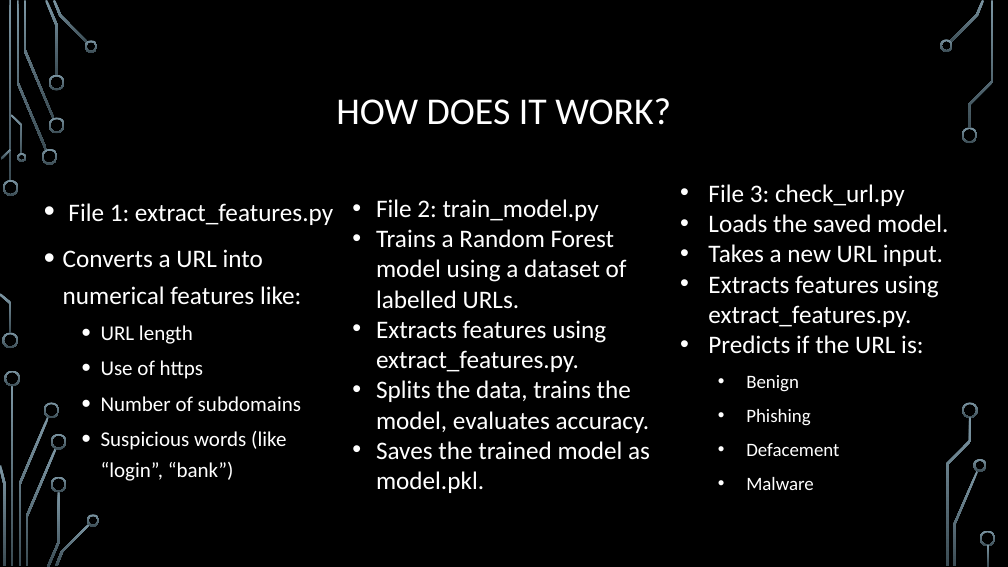
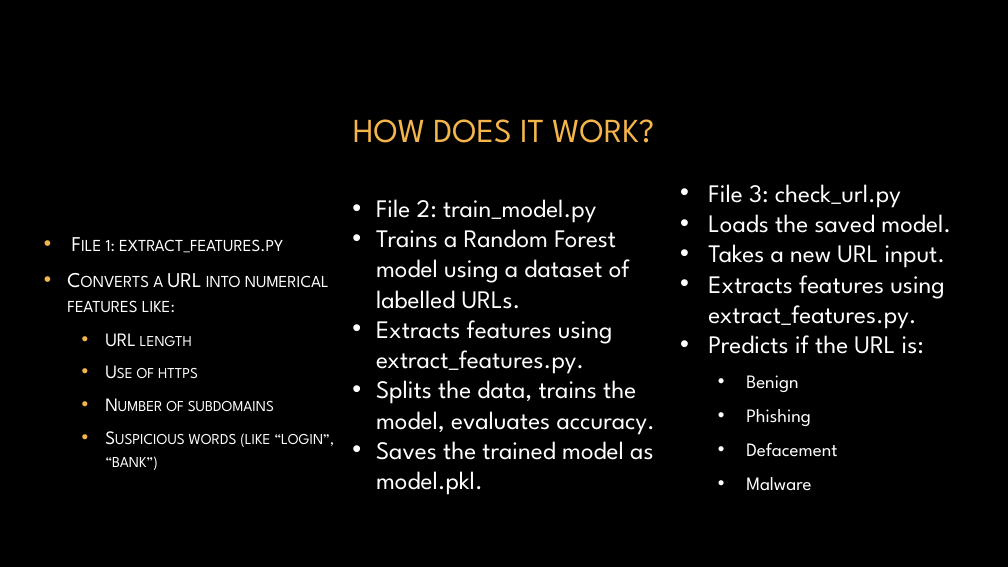
Before and after one commit to GirijaShankar69/Cybersecurity-Internship-Program-2025, a slide deck: slide 15 of Projects/AI in social engineering and phishing campaigns/Documentation/project_presentation.pptx. Drawn at 1008x567 pixels with LibreOffice and Linux fonts; fonts in the diff are those of the drawing; background and template pictures are left out. Boxes give left, top, right and bottom in pixels: in the first picture for what was removed or moved away, otherwise in the second. Text is boxed around its words. In the diff, an @@ line names an element or a change of style, - is before the commit and + after.

```diff
--- a/Projects/AI in social engineering and phishing campaigns/Documentation/project_presentation.pptx
+++ b/Projects/AI in social engineering and phishing campaigns/Documentation/project_presentation.pptx
@@ title "HOW DOES IT WORK?" at (x1=353, y1=119, x2=654, y2=143): size 36 to 32 pt, font Calibri to League Spartan, text colour #FFFFFF to #F4B54B; line spacing 0.9 to 1 @@
@@ text "File 2: train_model.py" at (x1=376, y1=199, x2=655, y2=495): font Calibri to League Spartan @@
@@ text "File 3: check_url.py" at (x1=708, y1=184, x2=951, y2=491): font Calibri to League Spartan @@
@@ text "File 1: extract_features.py" at (x1=67, y1=239, x2=334, y2=470): size 24 to 20 pt in "File 1: extract_features.py", "Converts a URL into numerical features like:"; font Calibri to League Spartan, small capitals on; size 20 to 18 pt in "URL length", "Use of https", "Number of subdomains", "Suspicious words (like “login”, “bank”)"; indent changed; line spacing 1.2 to 1; more space between paragraphs; vertical alignment top to middle @@
@@ group removed at (x1=0, y1=0, x2=996, y2=567): 33 freeform shapes, 3 rectangles @@
```
Also in this commit, not shown: 19 other slides changed, 6 other files.
